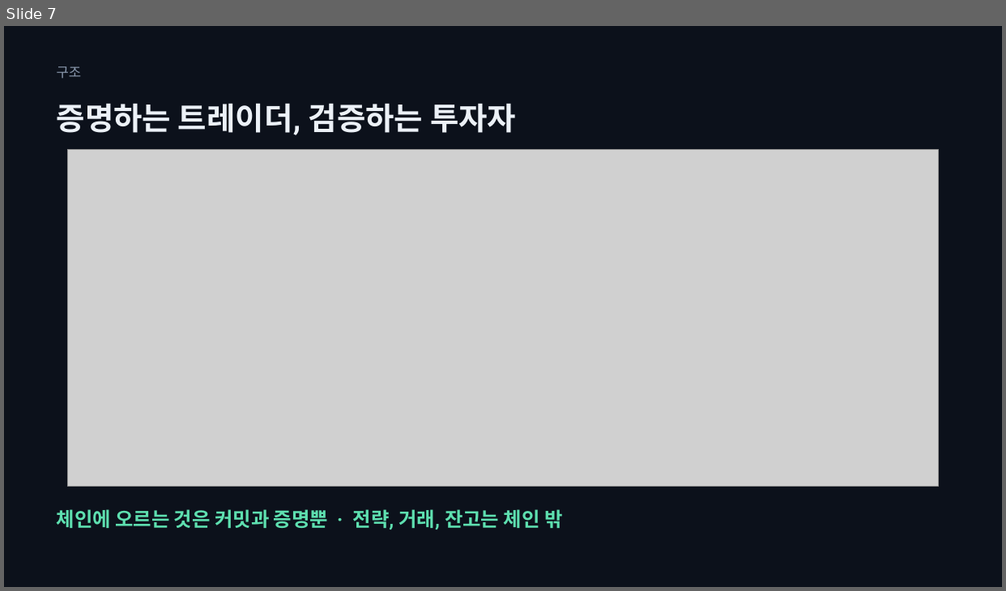
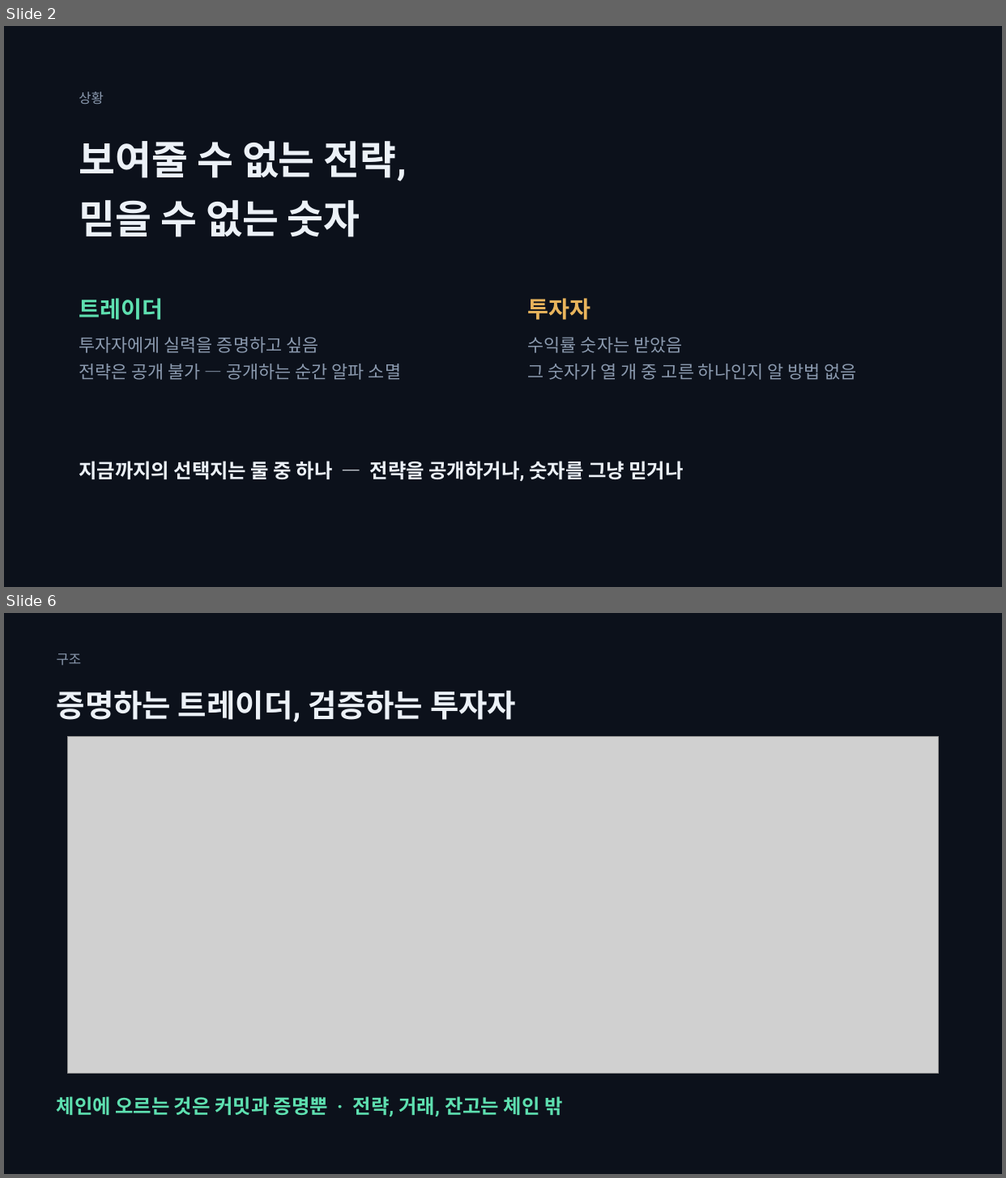
Before and after one commit to SeoDongOk/proof-of-track-record, a slide deck: deck/proof-of-track-record-talk.pptx. Shown one above the other, each under a label of ours: slide 7 before the commit, slides 2 and 6 after it; the slides between them are not shown. The pictures are 1006x591 and 1006x1178 pixels, drawn with LibreOffice and Linux fonts; fonts in the diff are those of the drawing; grey boxes stand for pictures. Boxes give left, top, right and bottom in pixels: in the first picture for what was removed or moved away, otherwise in the second. Text is boxed around its words. In the diff, an @@ line names an element or a change of style, - is before the commit and + after.

```diff
--- a/deck/proof-of-track-record-talk.pptx
+++ b/deck/proof-of-track-record-talk.pptx
@@ slide 2 added at (4, 26, 1002, 587), background #FFFFFF @@
@@ rectangle added at (4, 26, 1002, 587), fill #0C111B @@
@@ text added at (79, 92, 104, 104), 13 pt, text #8B9AAF @@
+상황
@@ text added at (79, 141, 407, 237), 38 pt, text #ECF1F7, bold @@
+보여줄 수 없는 전략,
+믿을 수 없는 숫자
@@ text added at (79, 298, 163, 320), 22 pt, text #5EE0B0, bold @@
+트레이더
@@ text added at (528, 298, 591, 320), 22 pt, text #E8B45C, bold @@
+투자자
@@ text added at (79, 337, 401, 380), 17 pt, text #8B9AAF @@
+투자자에게 실력을 증명하고 싶음
+전략은 공개 불가 — 공개하는 순간 알파 소멸
@@ text added at (528, 337, 856, 380), 17 pt, text #8B9AAF @@
+수익률 숫자는 받았음
+그 숫자가 열 개 중 고른 하나인지 알 방법 없음
@@ text added at (79, 461, 683, 481), 19 pt, text #ECF1F7, bold @@
+지금까지의 선택지는 둘 중 하나 — 전략을 공개하거나, 숫자를 그냥 믿거나
@@ what was slide 7 is now slide 6 @@
```
Also in this commit, not shown: 3 slides changed, 1 other slide added, 3 slides removed, 2 other files.
